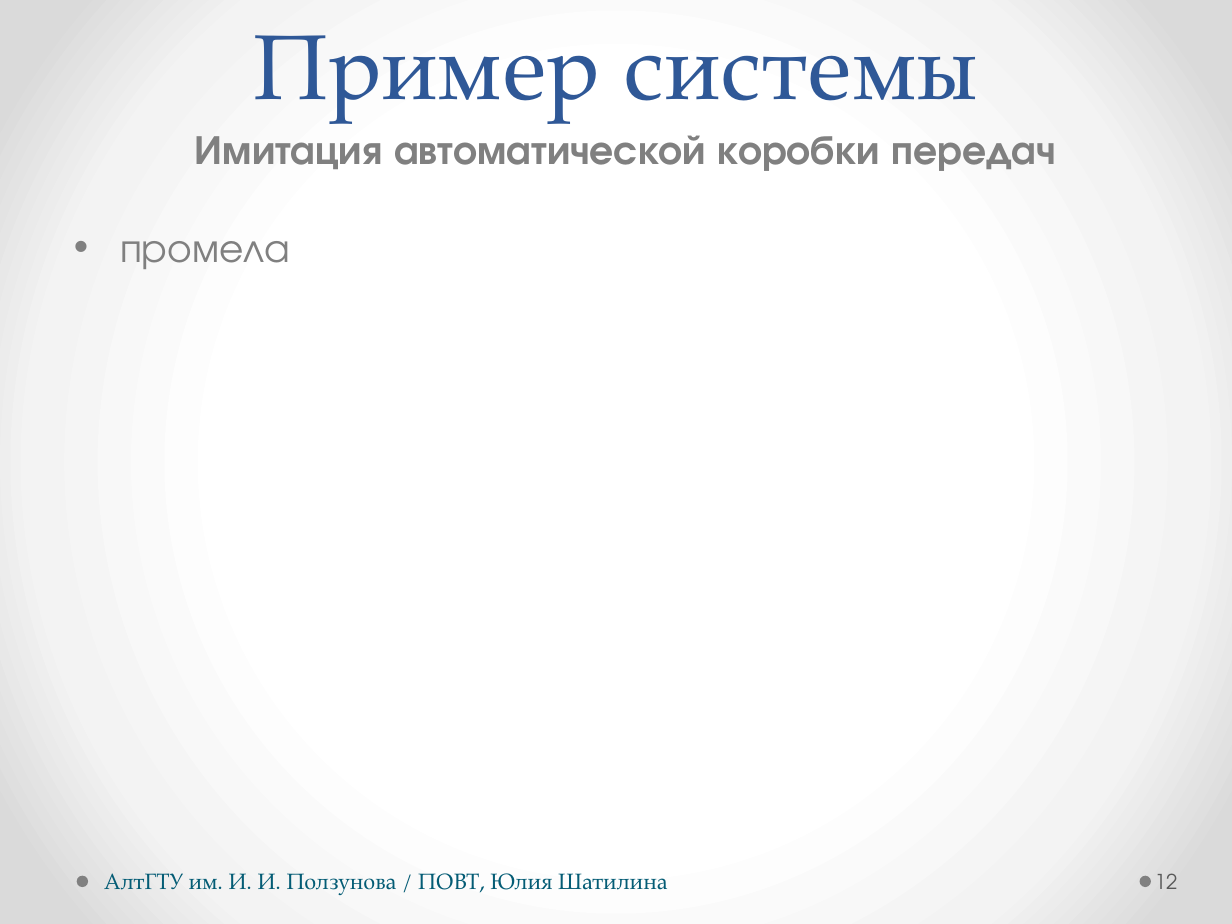
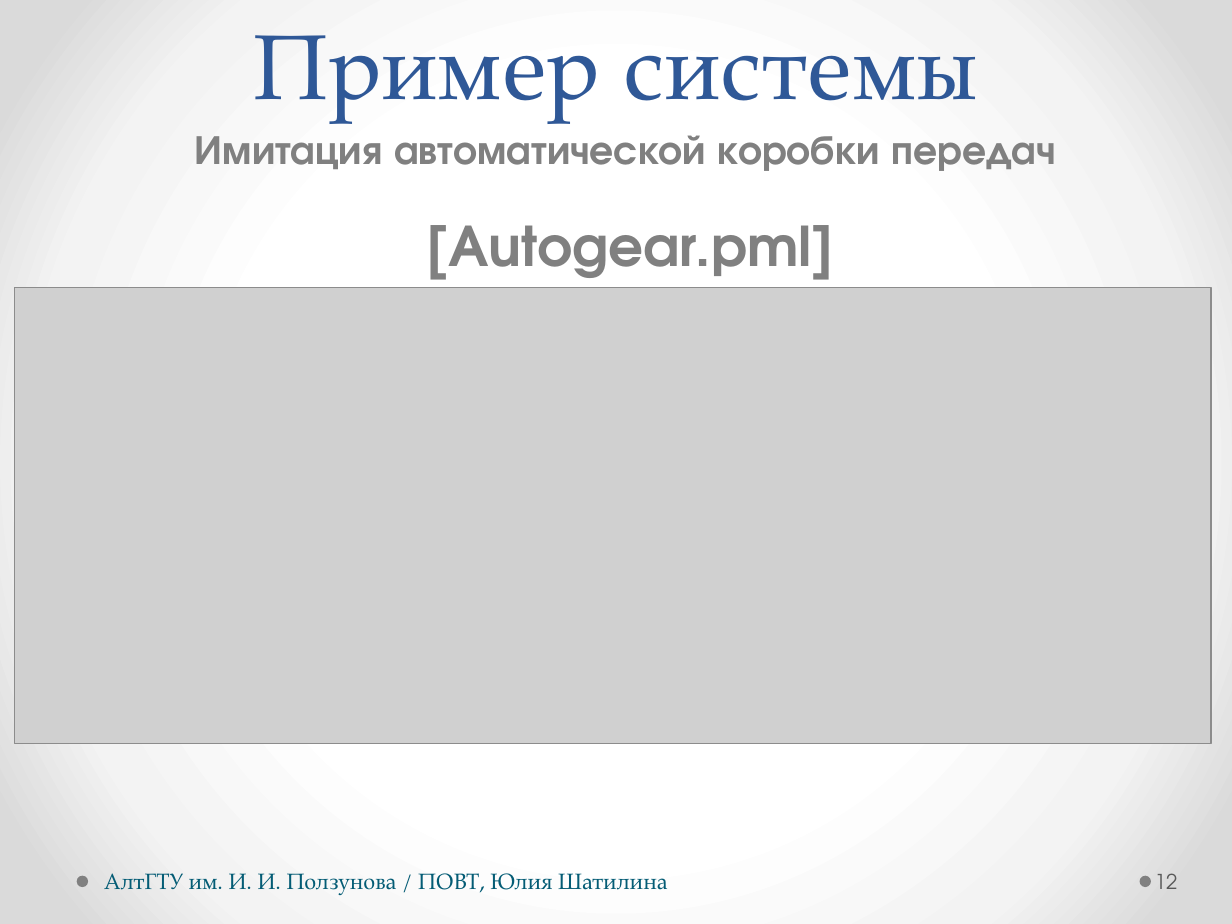
Before and after one commit to hisohito/proto-doc, a slide deck: slide 12 of shatilina.pptx. Drawn at 1232x924 pixels with LibreOffice and Linux fonts; fonts in the diff are those of the drawing; grey boxes stand for pictures. Boxes give left, top, right and bottom in pixels: in the first picture for what was removed or moved away, otherwise in the second. Text is boxed around its words. In the diff, an @@ line names an element or a change of style, - is before the commit and + after.

```diff
--- a/shatilina.pptx
+++ b/shatilina.pptx
@@ text added at box(427, 225, 834, 288), 32 pt, text #808080, bold @@
+[Autogear.pml]
@@ text removed at box(120, 241, 290, 269) @@
-• промела
@@ picture added at box(15, 287, 1211, 743) @@
```
Also in this commit, not shown: 3 other slides changed, 4 other files.
